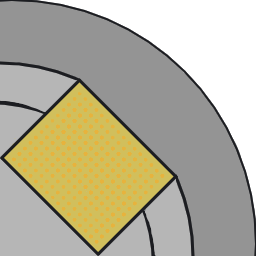
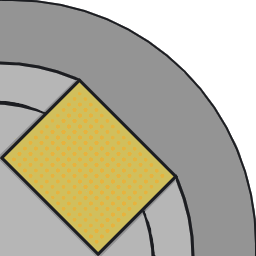
Layered file, before and after one edit (256 x 256). Changes by layer:
added group "Group 6" with 6 layers above "BlankAsphault.kra" over [0,0,255,256]
moved "Paint Layer 4" into group "Group 6" over [0,80,255,256]
moved "Paint Layer 2" into group "Group 6", painted on it over [0,0,255,256]
moved "Paint Layer 1" (1st of 2, in "Group 6") into group "Group 6", painted on it over [0,80,255,256]
added layer "Paint Layer 5" in group "Group 6" over [0,80,255,256]
moved "Paint Layer 3" into group "Group 6", painted on it over [0,0,255,256]
